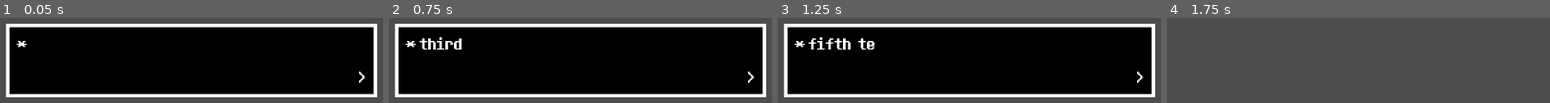
Above: before the commit, frames 1-4 (left to right).
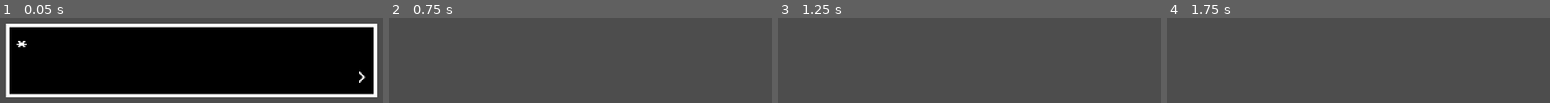
Above: after the commit, the same moments.

Repository: KevinZhang3082/Godot-Hackathon-Project
Game: Godot game, scene res://finished_task/textbox/textbox.tscn
The game is run twice, just before and just after one commit, with the same random seed, the same clock (stepped at 60 frames per second) and the same inputs. Before the commit the project starts from res://textbox.tscn.
Inputs:
- Up to frame 1 (0.05 s): no input
- Up to frame 2 (0.75 s): tap Enter (ui_accept) at 0.5, 0.6 s; hold Right (ui_right) from 0.53 s (still down)
- Up to frame 3 (1.25 s): keep holding Right (ui_right); tap Enter (ui_accept) at 0.77, 1.07 s
- Up to frame 4 (1.75 s): keep holding Right (ui_right); tap Enter (ui_accept) at 1.35, 1.52 s

Frame 1 is identical in both runs. In frame 2, 83% of the frame differs, in the area x 1-99%, y 6-94%; in frame 3, 83%; in frame 4, nothing differs.

Commit message:
moving textbox to finished

Diff:
--- a/Textbox.gd
+++ b/finished_task/textbox/Textbox.gd
@@ -1,6 +1,6 @@
 extends CanvasLayer
 
-const CHAR_READ_RATE = .1
+const CHAR_READ_RATE = .075
 
 @onready var textbox_container = $TextboxContainer
 @onready var start_symbol = $TextboxContainer/MarginContainer2/HBoxContainer/Start
@@ -20,11 +20,7 @@
 func _ready() -> void:
 	print("Starting state: State.READY")
 	hide_textbox()
-	queue_text("first text")
-	queue_text("second text")
-	queue_text("third text")
-	queue_text("fourth text")
-	queue_text("fifth text")
+	queue_text("first text is for testing purposes, testing")
 
 func _process(delta) -> void:
 	match current_state:
@@ -35,8 +31,7 @@
 			if Input.is_action_just_pressed("ui_accept"):
 				$Tween.stop_all()
 				label.visible_ratio = 1.0
-				end_symbol.text = ">"
-				change_state(State.FINISHED)
+				_on_Tween_tween_all_complete()
 		State.FINISHED:
 			if Input.is_action_just_pressed("ui_accept"):
 				change_state(State.READY)
--- a/textbox.tscn
+++ b/finished_task/textbox/textbox.tscn
@@ -1,7 +1,7 @@
 [gd_scene load_steps=5 format=3 uid="uid://bsave24nu0lue"]
 
-[ext_resource type="Script" uid="uid://dms2301pbghwd" path="res://Textbox.gd" id="1_ptcjm"]
-[ext_resource type="FontFile" uid="uid://dpaok25vvd2m" path="res://Undertale.ttf" id="1_vng66"]
+[ext_resource type="Script" uid="uid://dms2301pbghwd" path="res://finished_task/textbox/Textbox.gd" id="1_7tl7c"]
+[ext_resource type="FontFile" uid="uid://dpaok25vvd2m" path="res://Undertale.ttf" id="2_8dtaw"]
 
 [sub_resource type="StyleBoxFlat" id="StyleBoxFlat_7dm0k"]
 bg_color = Color(0, 0, 0, 1)
@@ -14,7 +14,7 @@
 [sub_resource type="StyleBoxFlat" id="StyleBoxFlat_ptcjm"]
 
 [node name="Textbox" type="CanvasLayer"]
-script = ExtResource("1_ptcjm")
+script = ExtResource("1_7tl7c")
 
 [node name="TextboxContainer" type="MarginContainer" parent="."]
 anchors_preset = 14
@@ -70,6 +70,5 @@
 layout_mode = 2
 size_flags_horizontal = 0
 size_flags_vertical = 8
-theme_override_fonts/font = ExtResource("1_vng66")
+theme_override_fonts/font = ExtResource("2_8dtaw")
 theme_override_font_sizes/font_size = 30
-text = ">"
Renamed: Textbox.gd.uid -> finished_task/textbox/Textbox.gd.uid
Not shown: 2 places in finished_task/textbox/textbox.tscn that only renumber resources
